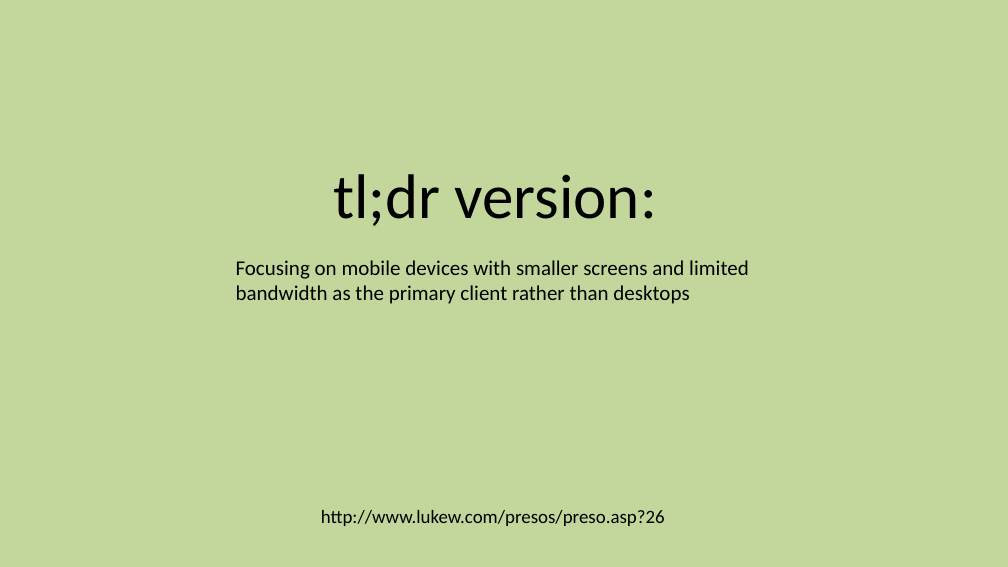
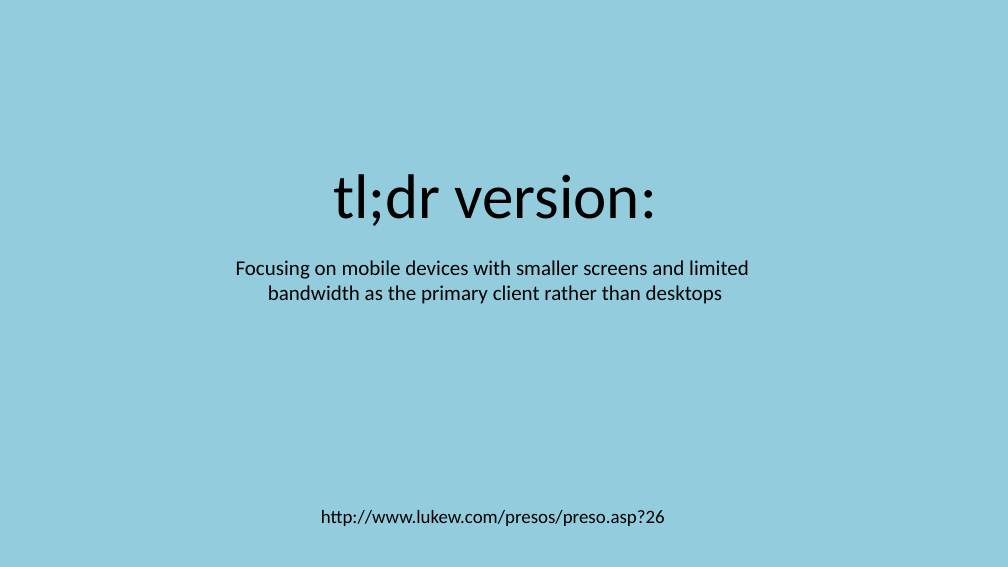
Before and after one commit to CharaD7/FrayedKnot, a slide deck: slide 12 of Slides/M1 Designing.pptx (slide 10 before the commit). Drawn at 1008x567 pixels with LibreOffice and Linux fonts; fonts in the diff are those of the drawing. Boxes give left, top, right and bottom in pixels: in the first picture for what was removed or moved away, otherwise in the second. Text is boxed around its words. In the diff, an @@ line names an element or a change of style, - is before the commit and + after.

```diff
--- a/Slides/M1 Designing.pptx
+++ b/Slides/M1 Designing.pptx
@@ background #C3D69B to #93CDDD @@
@@ text at (x1=268, y1=285, x2=722, y2=304): alignment left to centre @@
```
Also in this commit, not shown: 3 other slides changed, 2 slides added, 1 other file.
